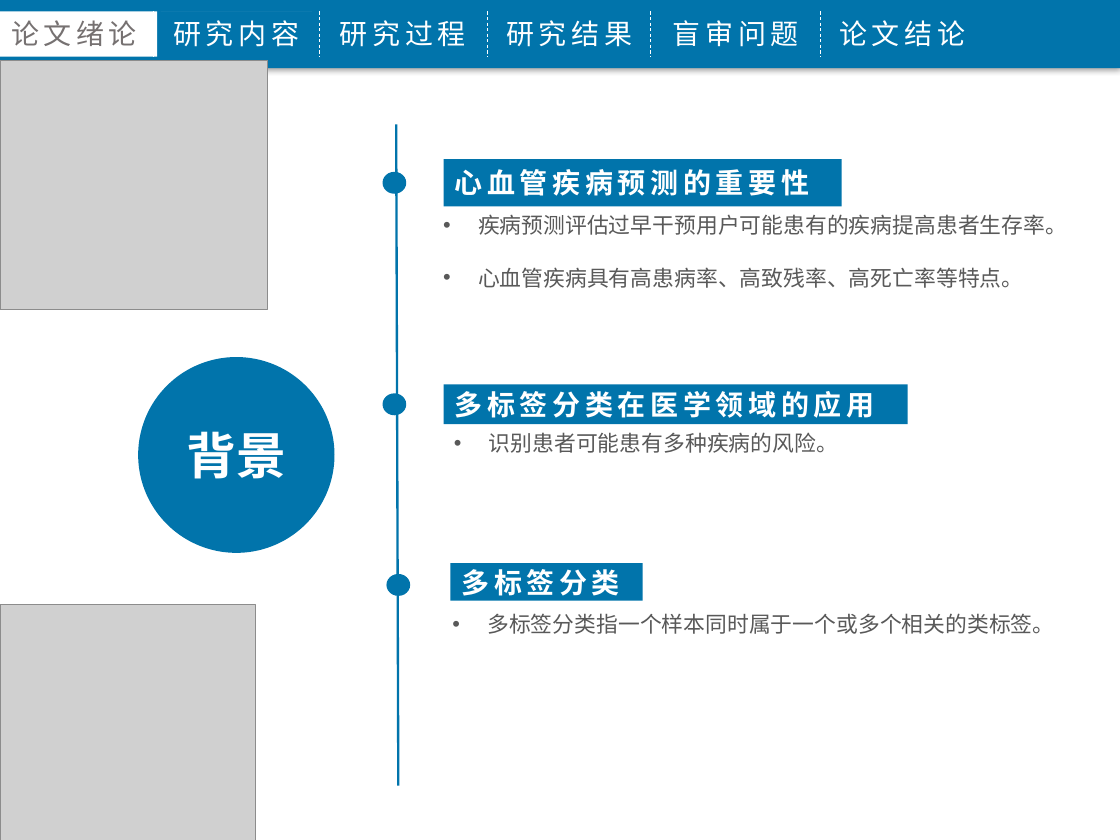
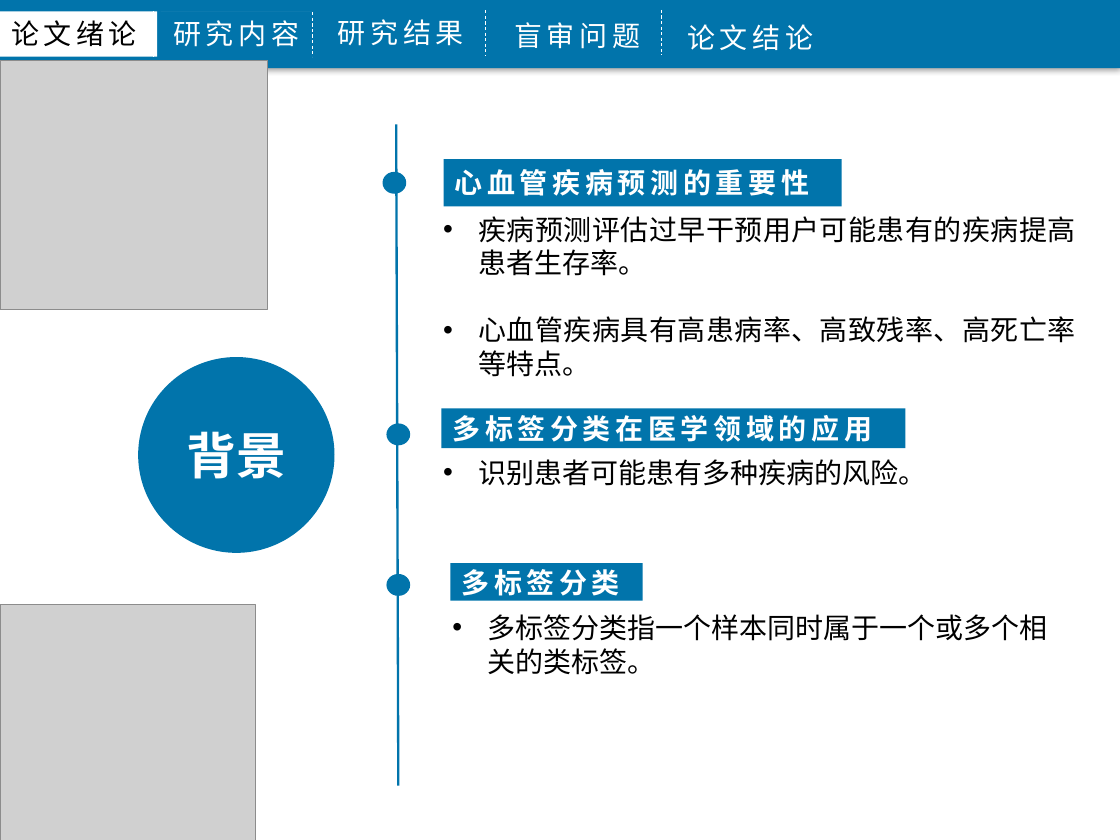
Before and after one commit to j1611328786/Big-Data, a slide deck: slide 4 of 程敬-3115316010-5085班毕业答辩.pptx. Drawn at 1120x840 pixels with LibreOffice and Linux fonts; fonts in the diff are those of the drawing; grey boxes stand for pictures; background and template pictures are left out. Boxes give left, top, right and bottom in pixels: in the first picture for what was removed or moved away, otherwise in the second. Text is boxed around its words. In the diff, an @@ line names an element or a change of style, - is before the commit and + after.

```diff
--- a/程敬-3115316010-5085班毕业答辩.pptx
+++ b/程敬-3115316010-5085班毕业答辩.pptx
@@ rectangle "论文绪论" at [0, 11, 157, 56]: text colour #767171 to #000000 @@
@@ line moved from (487, 11) - (487, 56) to (312, 12) - (312, 57) @@
@@ line removed from (319, 11) to (319, 56) @@
@@ text "研究结果": place and size @@
-text "研究结果" at [506, 20, 632, 47]
+text "研究结果" at [338, 19, 464, 46]
@@ text removed at [340, 20, 466, 47] @@
-研究过程
@@ line moved from (651, 11) - (651, 56) to (486, 10) - (486, 55) @@
@@ text "盲审问题": place and size @@
-text "盲审问题" at [673, 20, 799, 47]
+text "盲审问题" at [514, 22, 640, 49]
@@ line moved from (821, 11) - (821, 56) to (662, 10) - (662, 55) @@
@@ text "论文结论": place and size @@
-text "论文结论" at [839, 20, 965, 47]
+text "论文结论" at [687, 24, 813, 51]
@@ size 14 to 18 pt, text colour #595959 to #000000 in 3 elements at [487, 614, 1047, 675], [478, 459, 926, 486], [478, 216, 1075, 377] @@
@@ rectangle "多标签分类在医学领域的应用": place and size @@
-rectangle "多标签分类在医学领域的应用" at [444, 384, 907, 424]
+rectangle "多标签分类在医学领域的应用" at [441, 409, 905, 449]
@@ ellipse: place and size @@
-ellipse at [383, 393, 407, 416]
+ellipse at [386, 423, 410, 446]
@@ text "识别患者可能患有多种疾病的风险。": place and size @@
-text "识别患者可能患有多种疾病的风险。" at [489, 432, 838, 453]
+text "识别患者可能患有多种疾病的风险。" at [478, 459, 926, 486]
```
Also in this commit, not shown: 17 other slides changed, 7 slides added, 3 slides removed, 1 other file.
